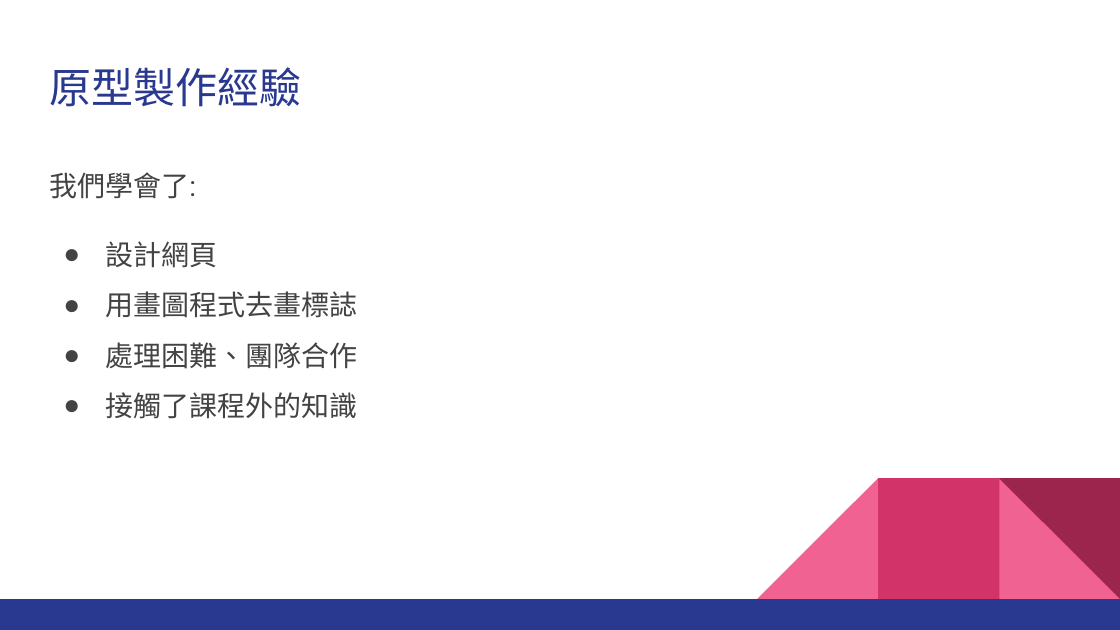
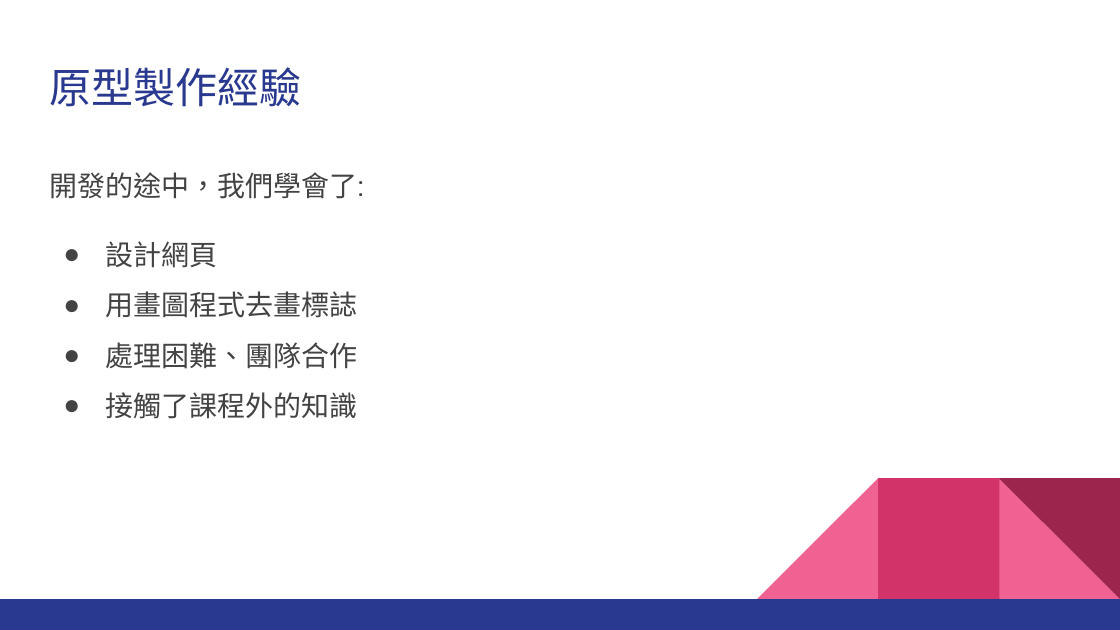
Before and after one commit to SmashedAdam/Clap_Tech_Task_5, a slide deck: slide 4 of package/Presentation.pptx. Drawn at 1120x630 pixels with LibreOffice and Linux fonts; fonts in the diff are those of the drawing. Boxes give left, top, right and bottom in pixels: in the first picture for what was removed or moved away, otherwise in the second. Text is boxed around its words. In the diff, an @@ line names an element or a change of style, - is before the commit and + after.

```diff
--- a/package/Presentation.pptx
+++ b/package/Presentation.pptx
@@ text at <box>49,172,364,199</box>: text changed @@
-我們學會了:
+開發的途中，我們學會了:
```
Also in this commit, not shown: 2 other slides changed, 1 slide added, 5 slides removed, 3 other files.
